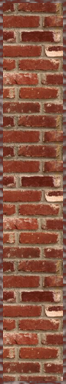
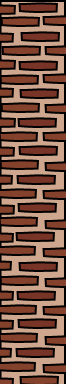
Two versions of the same layered image (66px x 384px). Layer-by-layer changes:
added layer "Shape 1 copy 22" above "Shape 1 copy 21" over [15, 347, 55, 358]
added layer "Shape 1 copy 21" above "Shape 1 copy 20" over [0, 332, 38, 343]
added layer "Shape 1 copy 20" above "Shape 1 copy 19" over [17, 318, 57, 329]
added layer "Shape 1 copy 19" above "Shape 1 copy 18" over [0, 304, 37, 315]
added layer "Shape 1 copy 18" above "Shape 1 copy 17" over [16, 290, 56, 301]
added layer "Shape 1 copy 17" above "Shape 1 copy 16" over [0, 275, 39, 286]
added layer "Shape 1 copy 16" above "Shape 1 copy 15" over [18, 261, 58, 272]
added layer "Shape 1 copy 14" above "Shape 1 copy 13" over [15, 231, 55, 242]
added layer "Shape 1 copy 13" above "Shape 1 copy 12" over [0, 216, 38, 227]
added layer "Shape 1 copy 12" above "Shape 1 copy 11" over [17, 202, 57, 213]
added layer "Shape 1 copy 10" above "Shape 1 copy 9" over [16, 174, 56, 185]
added layer "Shape 1 copy 9" above "Shape 1 copy 8" over [0, 159, 39, 170]
added layer "Shape 1 copy 8" above "Shape 1 copy 7" over [18, 145, 58, 156]
added layer "Shape 1 copy 7" above "Shape 1 copy 6" over [0, 131, 38, 142]
added layer "Shape 1 copy 6" above "Shape 1 copy 5" over [17, 117, 57, 128]
added layer "Shape 1 copy 5" above "Shape 1 copy 4" over [0, 102, 40, 113]
added layer "Shape 1 copy 4" above "Shape 1 copy 3" over [19, 88, 59, 99]
added layer "Shape 1 copy 3" above "Shape 1 copy 26" over [0, 74, 39, 85]
added layer "Shape 1 copy 26" above "Shape 1 copy 2" over [18, 2, 58, 13]
added layer "Shape 1 copy 2" above "Shape 1 copy 25" over [18, 60, 58, 71]
added layer "Shape 1 copy 25" above "Shape 1 copy" over [0, 16, 40, 27]
added layer "Shape 1 copy" above "Shape 1" over [1, 45, 41, 56]
added layer "Shape 1" above "Shape 2" over [20, 31, 60, 42]
added layer "Shape 2" above "brick-wall" over [0, 0, 66, 384]
…and 31 more changes (31 added)
